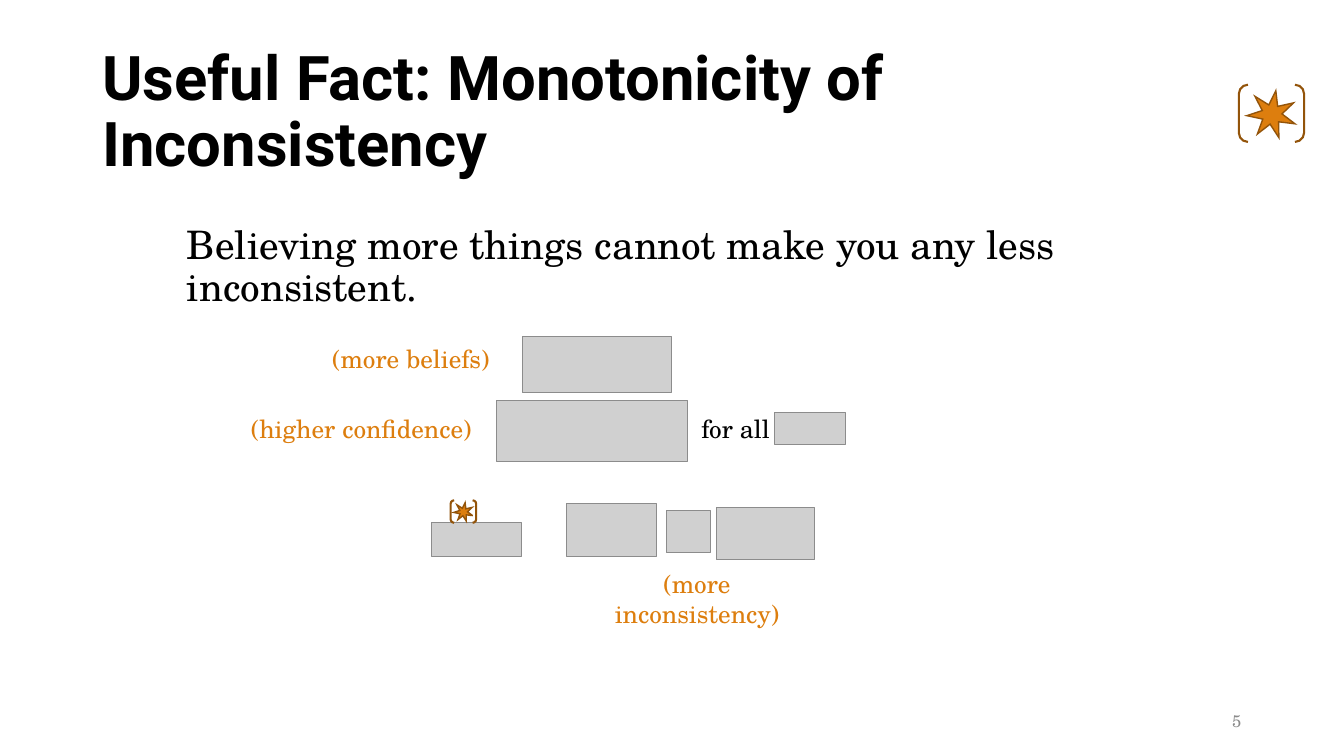
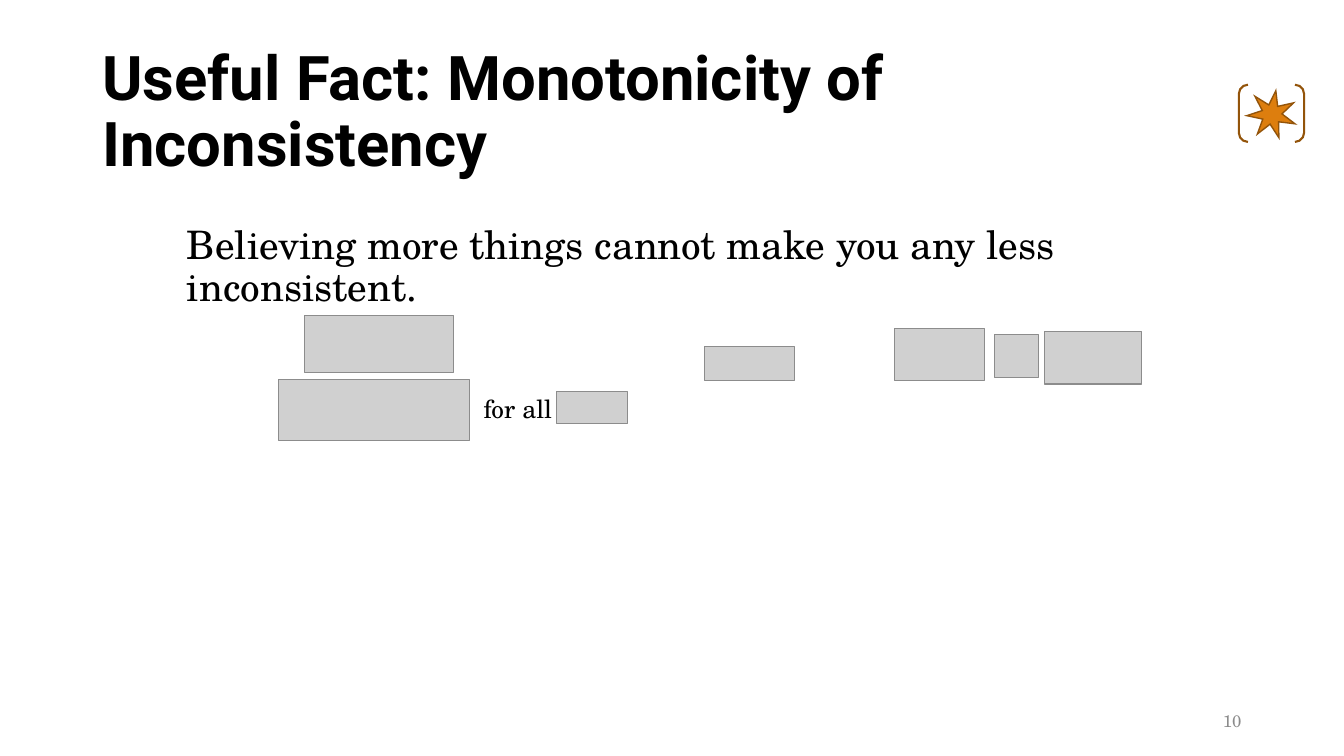
Before and after one commit to orichardson/pdg-expts, a slide deck: slide 10 of present/ai-seminar-2023/one-true-loss--45min.pptx (slide 5 before the commit). Drawn at 1344x756 pixels with LibreOffice and Linux fonts; fonts in the diff are those of the drawing; grey boxes stand for pictures. Boxes give left, top, right and bottom in pixels: in the first picture for what was removed or moved away, otherwise in the second. Text is boxed around its words. In the diff, an @@ line names an element or a change of style, - is before the commit and + after.

```diff
--- a/present/ai-seminar-2023/one-true-loss--45min.pptx
+++ b/present/ai-seminar-2023/one-true-loss--45min.pptx
@@ picture: place and size @@
-picture at box(567, 504, 656, 557)
+picture at box(894, 329, 984, 381)
@@ text removed at box(332, 349, 489, 371) @@
-(more beliefs)
@@ picture: place and size @@
-picture at box(432, 523, 521, 557)
+picture at box(705, 347, 795, 380)
@@ picture: place and size @@
-picture at box(666, 510, 711, 553)
+picture at box(994, 335, 1038, 377)
@@ picture: place and size @@
-picture at box(717, 507, 815, 560)
+picture at box(1045, 332, 1142, 384)
@@ 2 pictures, 1 text: place and size @@
-2 pictures, 1 text at box(497, 336, 770, 462)
+2 pictures, 1 text at box(279, 316, 552, 441)
@@ text removed at box(251, 419, 471, 443) @@
-(higher confidence)
@@ picture: place and size @@
-picture at box(774, 412, 846, 444)
+picture at box(557, 392, 628, 423)
@@ bracket pair removed at box(451, 500, 476, 522) @@
@@ star removed at box(452, 502, 474, 523) @@
@@ text removed at box(615, 575, 780, 628) @@
-(more inconsistency)
@@ page number at box(1223, 715, 1242, 727): text changed @@
-5
+10
```
Also in this commit, not shown: 15 other slides changed, 19 slides added.
